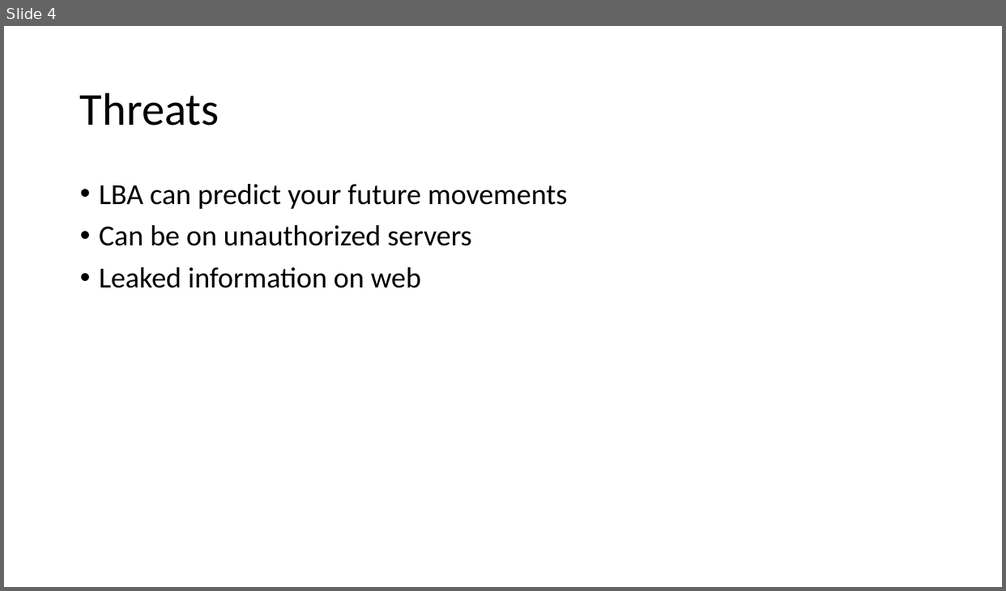
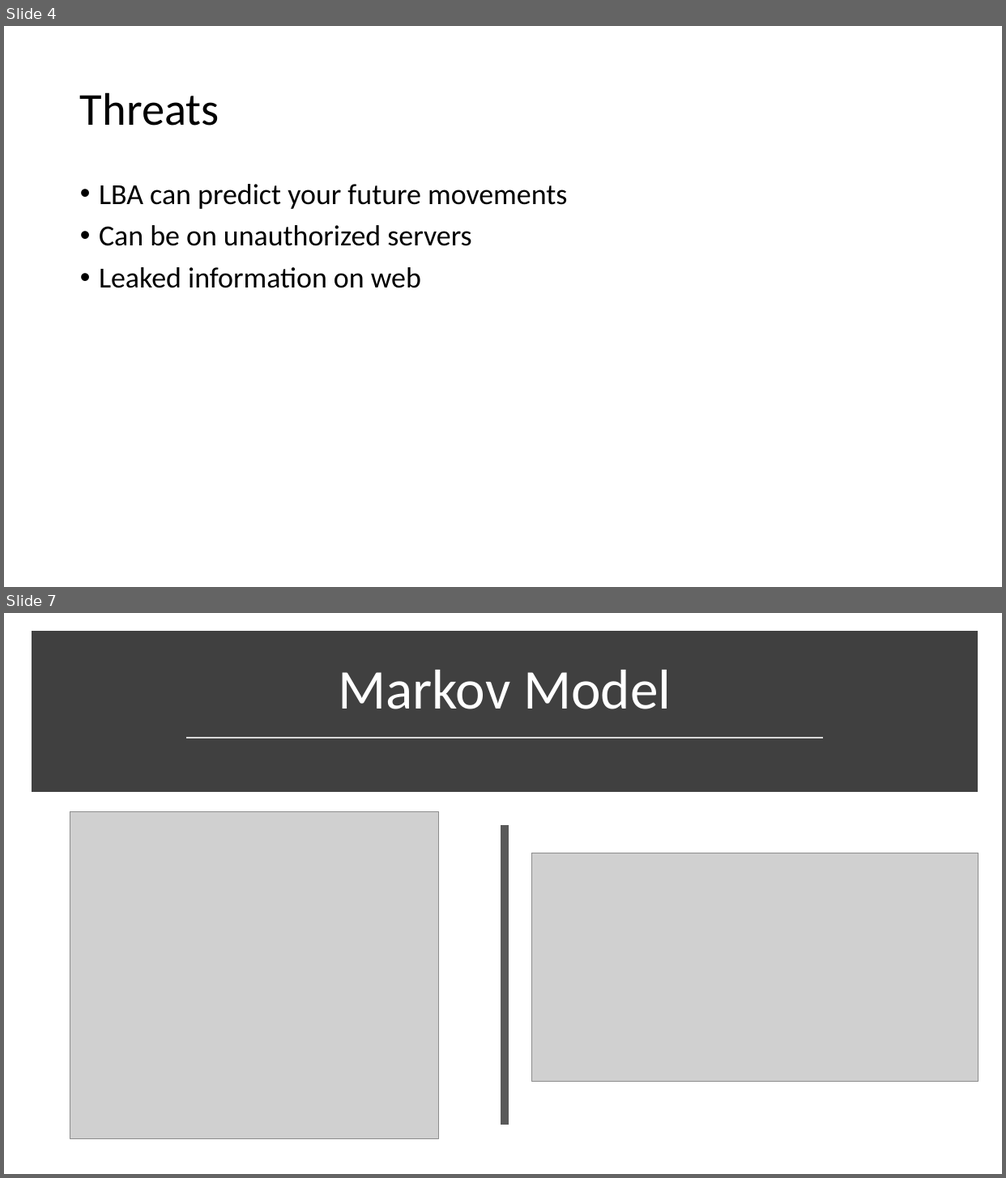
Before and after one commit to shank121991/winthesislocation, a slide deck: Writings/Final.pptx. Shown one above the other, each under a label of ours: slide 4 before the commit, slides 4 and 7 after it; the slides between them are not shown. The pictures are 1006x591 and 1006x1178 pixels, drawn with LibreOffice and Linux fonts; fonts in the diff are those of the drawing; grey boxes stand for pictures. Boxes give left, top, right and bottom in pixels: in the first picture for what was removed or moved away, otherwise in the second. Text is boxed around its words. In the diff, an @@ line names an element or a change of style, - is before the commit and + after.

```diff
--- a/Writings/Final.pptx
+++ b/Writings/Final.pptx
@@ slide 7 added at box(4, 613, 1002, 1174), background #FFFFFF @@
@@ rectangle added at box(36, 636, 973, 787), fill #404040, outline #404040 10 pt @@
@@ title added at box(338, 670, 671, 709), 54 pt, text #FFFFFF @@
+Markov Model
@@ line added from (187, 737) to (823, 737), #D9D9D9 1.75 pt @@
@@ picture added at box(70, 811, 439, 1139) @@
@@ line added from (505, 825) to (505, 1125), #595959 8 pt @@
@@ picture added at box(532, 854, 978, 1082) @@
```
Also in this commit, not shown: 1 slide changed, 9 other slides added, 1 slide removed, 48 other files.
